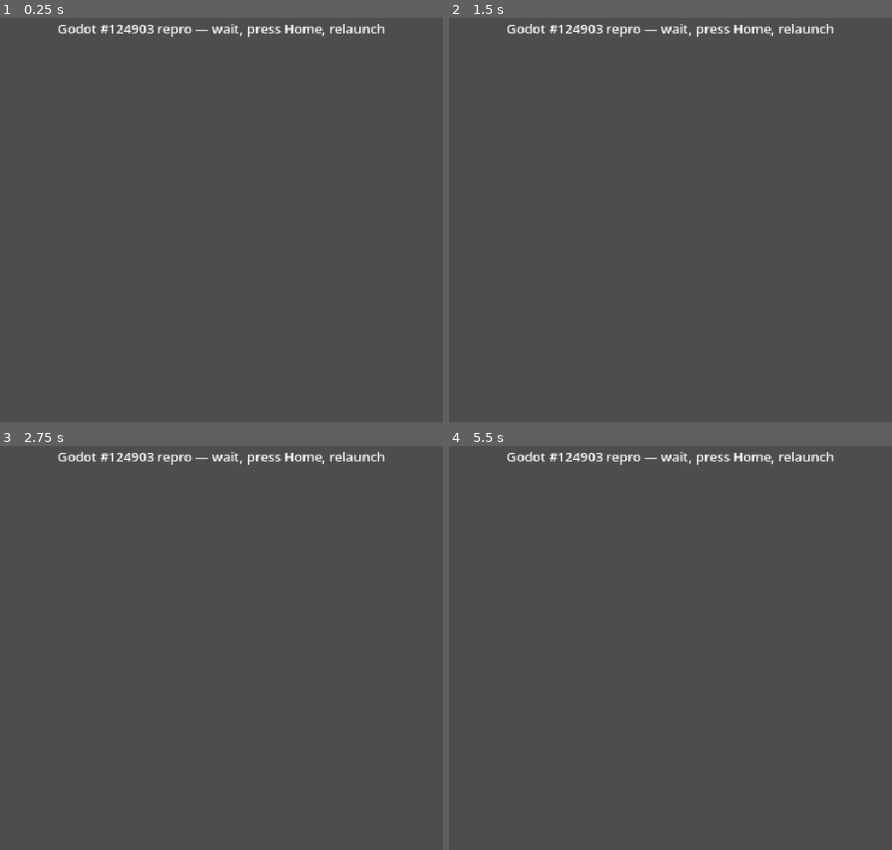
Above: before the commit, frames 1-4 (two rows, left to right).
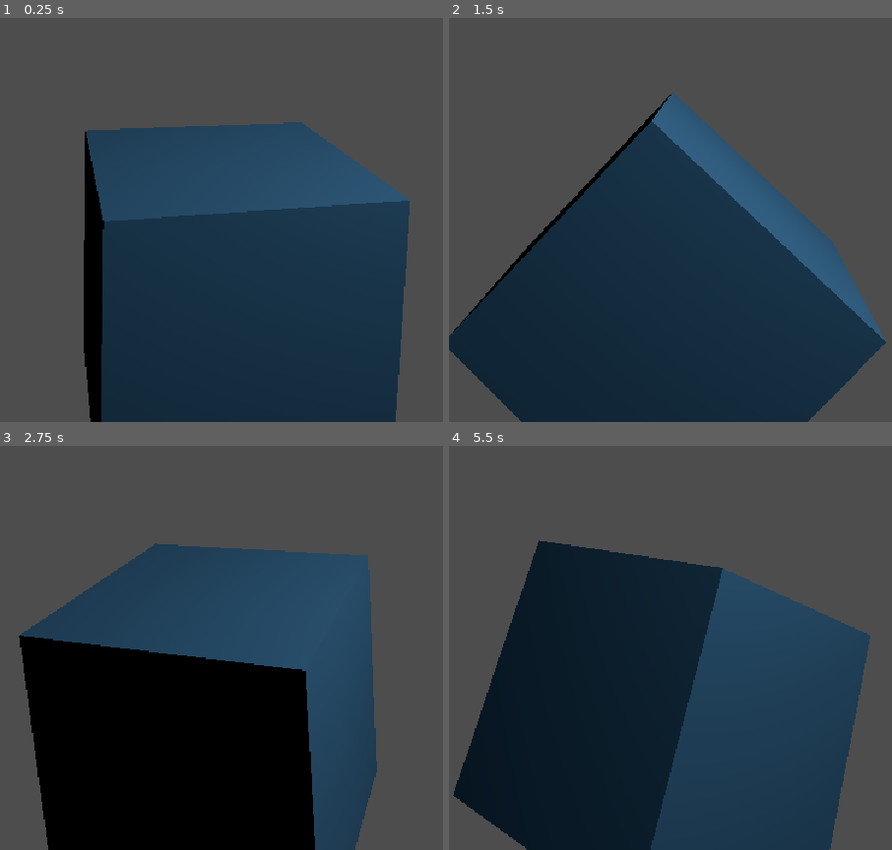
Above: after the commit, the same moments.

Repository: menuwebsites/godot-124903-repro
Game: Godot game, scene res://main.tscn
Same seed, same stepped clock (60 frames per second), same inputs: the game is played once before the commit and once after it.
Inputs:
- Up to frame 1 (0.25 s): no input
- Up to frame 2 (1.5 s): no input
- Up to frame 3 (2.75 s): no input
- Up to frame 4 (5.5 s): no input

The runs differ from the first frame. In frame 1, 52% of the frame differs, in the area x 13-93%, y 1-100%; in frame 2, 51%; in frame 3, 55%; in frame 4, 57%, in the area x 0-96%, y 1-100%.

Commit message:
Animate the repro: continuously rotating 3D box
The static-Label version did NOT reproduce the SIGABRT — its render
thread was idle at teardown, so the app took Godot's force-quit path
(SIGKILL) instead. The crash is a race inside that teardown, so the
render thread must be doing work when it starts. A rotating box
keeps the GL thread submitting draw calls every frame, matching the
live 3D scene in the crashing game.

Diff:
--- /dev/null
+++ b/main.gd
@@ -0,0 +1,11 @@
+extends Node3D
+
+# Keeps the GL thread busy every frame: the box rotates continuously,
+# so the render thread is submitting draw calls when the app is
+# backgrounded and the engine tears the render thread down. The
+# static-label version of this repro did NOT crash — its render
+# thread was idle at teardown.
+
+func _process(delta: float) -> void:
+	$Box.rotation.y += delta
+	$Box.rotation.x += delta * 0.5
--- a/main.tscn
+++ b/main.tscn
@@ -1,20 +1,24 @@
-[gd_scene load_steps=2 format=3 uid="uid://d124903a1b2c"]
+[gd_scene load_steps=4 format=3 uid="uid://d124903a1b2c"]
 
-[node name="Main" type="Control"]
-layout_mode = 3
-anchors_preset = 15
-anchor_right = 1.0
-anchor_bottom = 1.0
-grow_horizontal = 2
-grow_vertical = 2
+[ext_resource type="Script" path="res://main.gd" id="1"]
 
-[node name="Label" type="Label" parent="."]
-layout_mode = 1
-anchors_preset = 15
-anchor_right = 1.0
-anchor_bottom = 1.0
-grow_horizontal = 2
-grow_vertical = 2
-text = "Godot #124903 repro — wait, press Home, relaunch"
-horizontal_alignment = 1
-vertical_alignment = 1
+[sub_resource type="StandardMaterial3D" id="mat"]
+albedo_color = Color(0.28, 0.55, 0.75, 1)
+
+[sub_resource type="BoxMesh" id="box"]
+size = Vector3(1.5, 1.5, 1.5)
+
+[node name="Main" type="Node3D"]
+script = ExtResource("1")
+
+[node name="Camera3D" type="Camera3D" parent="."]
+transform = Transform3D(1, 0, 0, 0, 1, 0, 0, 0, 1, 0, 1.5, 4)
+fov = 60.0
+
+[node name="Light" type="OmniLight3D" parent="."]
+transform = Transform3D(1, 0, 0, 0, 1, 0, 0, 0, 1, 2, 3, 2)
+omni_range = 10.0
+
+[node name="Box" type="MeshInstance3D" parent="."]
+mesh = SubResource("box")
+surface_material_override/0 = SubResource("mat")
Not shown, added: main.gd.uid
